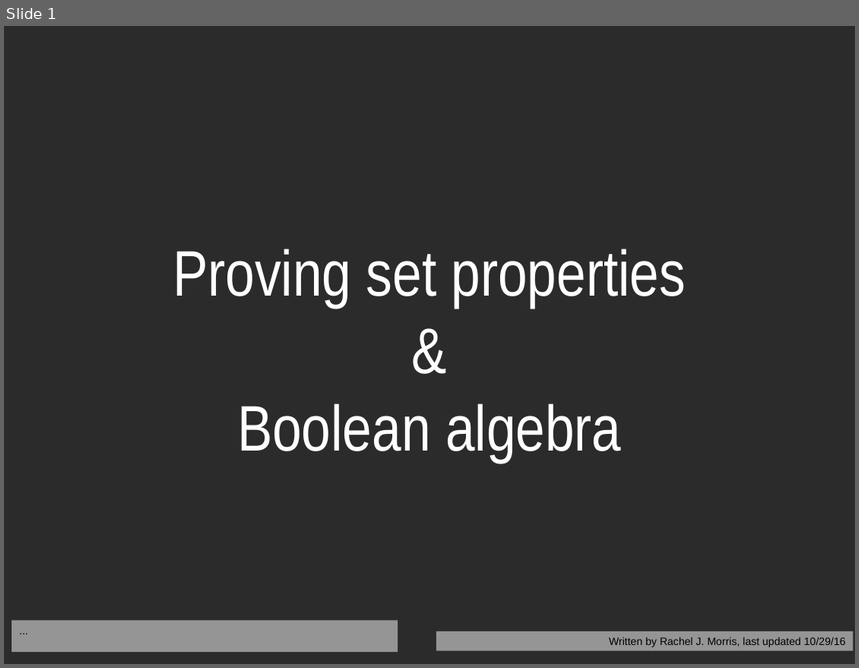
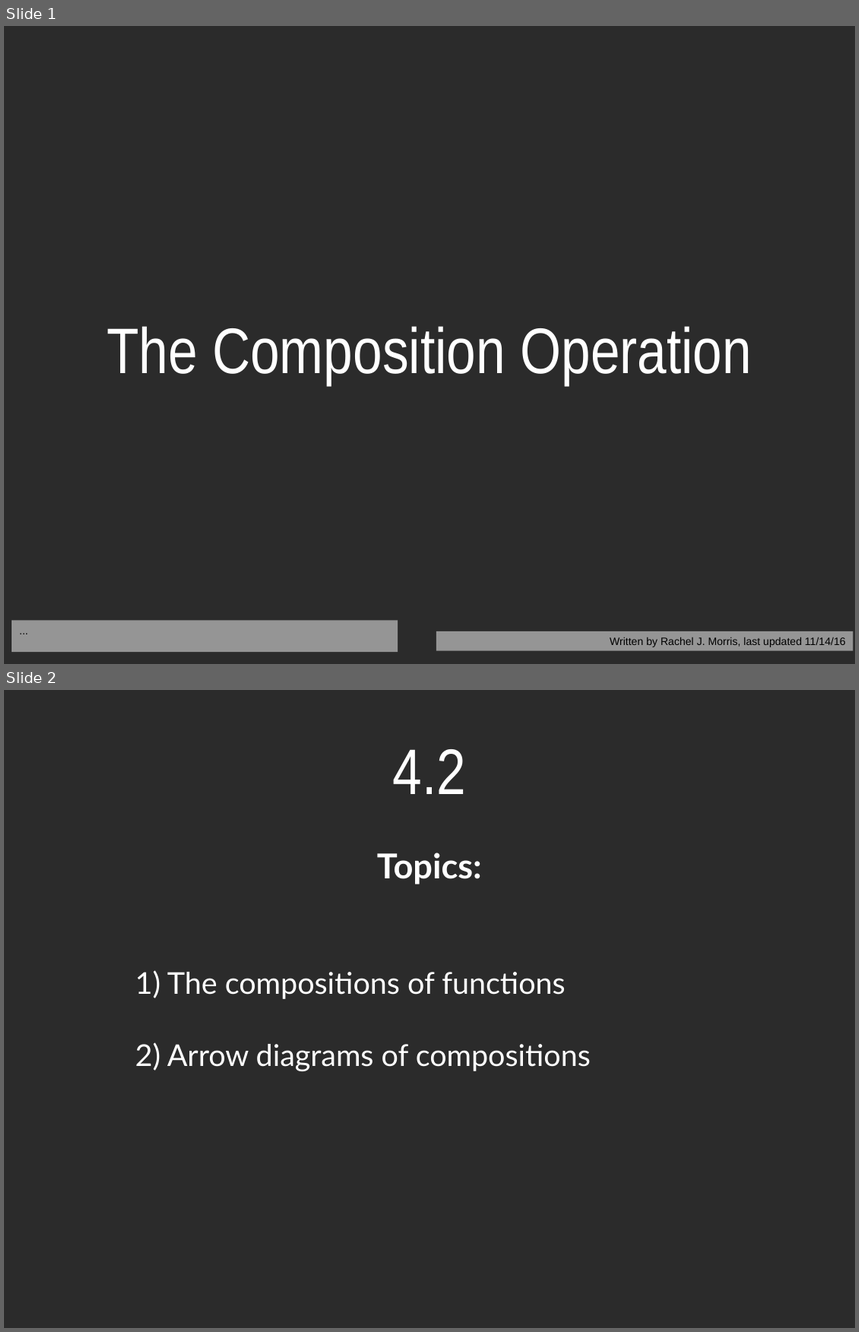
Before and after one commit to nguyenchithien/CS210-Discrete-Structures, a slide deck: Lectures/Lecture Slides 4.2.odp. Shown one above the other, each under a label of ours: slide 1 before the commit, slides 1 and 2 after it. The pictures are 859x668 and 859x1332 pixels, drawn with LibreOffice and Linux fonts; fonts in the diff are those of the drawing; background and template pictures are left out; a plain dark background stands for a picture behind light text. Boxes give left, top, right and bottom in pixels: in the first picture for what was removed or moved away, otherwise in the second. Text is boxed around its words. In the diff, an @@ line names an element or a change of style, - is before the commit and + after.

```diff
--- a/Lectures/Lecture Slides 4.2.odp
+++ b/Lectures/Lecture Slides 4.2.odp
@@ slide 2 added at [4,690,855,1328], background picture (left out) @@
@@ title added at [393,749,467,794], 60 pt, text #FFFFFF @@
+4.2
@@ subtitle added at [377,853,482,885], 32 pt, text #FFFFFF, bold @@
+Topics:
@@ text added at [167,972,591,1072], 28 pt, text #FFFFFF @@
+1) The compositions of functions
+2) Arrow diagrams of compositions
@@ slide 1 changed as well @@
@@ title at [107,326,752,385]: text changed @@
-Proving set properties
-&
-Boolean algebra
+The Composition Operation
@@ text in rectangle at [610,638,846,648]: text changed @@
-Written by Rachel J. Morris, last updated 10/29/16
+Written by Rachel J. Morris, last updated 11/14/16
```
Also in this commit, not shown: 10 other slides added, 26 slides removed, 3 other files.
